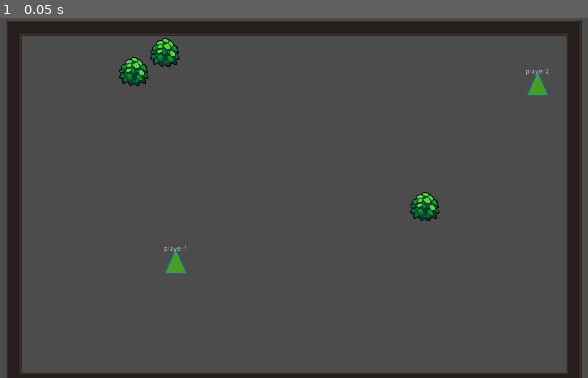
Above: before the commit, frame 1.
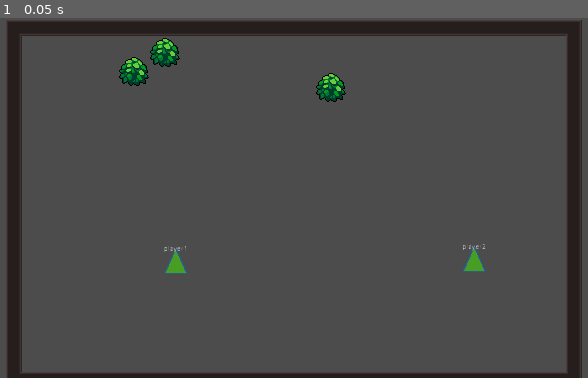
Above: after the commit, the same moment.

Repository: tangfuhao/InTheWorld
Game: Godot game, scene res://src/world/MiniMap.tscn
The game is run twice, just before and just after one commit, with the same random seed, the same clock (stepped at 60 frames per second) and the same inputs.
Inputs:
- Up to frame 1 (0.05 s): no input

The runs differ from the first frame. In frame 1, 0.9% of the frame differs, in the area x 53-94%, y 14-71%.

Commit message:
争夺 物品交互 测试

Diff:
--- a/src/character/Human.gd
+++ b/src/character/Human.gd
@@ -48,7 +48,9 @@
 	var item = PackageItemModel.new()
 	item.item_name = _target.stuff_name
 	package.push_back(item)
+	_target.notify_disappear()
 	_target.queue_free()
+	print(player_name,"捡起了",_target.stuff_name)
 
 #受到伤害
 func _on_HurtBox_area_entered(area):
--- a/src/world/Hide_Stuff.gd
+++ b/src/world/Hide_Stuff.gd
@@ -3,7 +3,7 @@
 
 signal disappear_notify
 
-var stuff_name
+var stuff_name = "灌木"
 var attrubute_arr := []
 func _ready():
 	attrubute_arr.push_back("可躲入的")
--- a/src/world/MiniMap.tscn
+++ b/src/world/MiniMap.tscn
@@ -18,12 +18,9 @@
 position = Vector2( 340.317, 493.805 )
 
 [node name="Human2" parent="." instance=ExtResource( 1 )]
-position = Vector2( 1063.92, 139.123 )
+position = Vector2( 937.063, 489.921 )
 collision_layer = 4
 player_name = "player2"
-
-[node name="Status" parent="Human2/CPU" index="0"]
-update_time = 10000
 
 [node name="PerceptionVision" parent="Human2/CPU/PlayerDetectionZone" index="0"]
 collision_mask = 2
@@ -37,13 +34,17 @@
 zoom = Vector2( 4, 4 )
 
 [node name="Hide_Stuff" parent="." instance=ExtResource( 3 )]
-position = Vector2( 838.809, 375.393 )
+position = Vector2( 649.818, 135.918 )
 
 [node name="Hide_Stuff2" parent="." instance=ExtResource( 3 )]
 position = Vector2( 318.437, 67.3118 )
 
 [node name="Hide_Stuff3" parent="." instance=ExtResource( 3 )]
 position = Vector2( 256.303, 104.851 )
+
+[editable path="Human"]
+
+[editable path="Human/CPU"]
 
 [editable path="Human2"]
 
